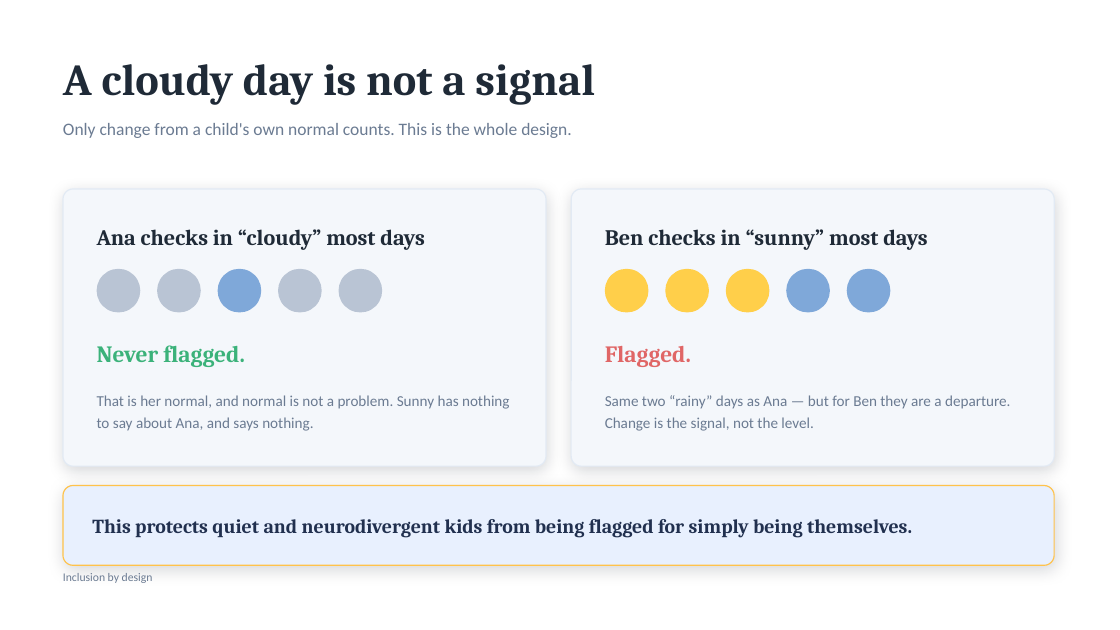
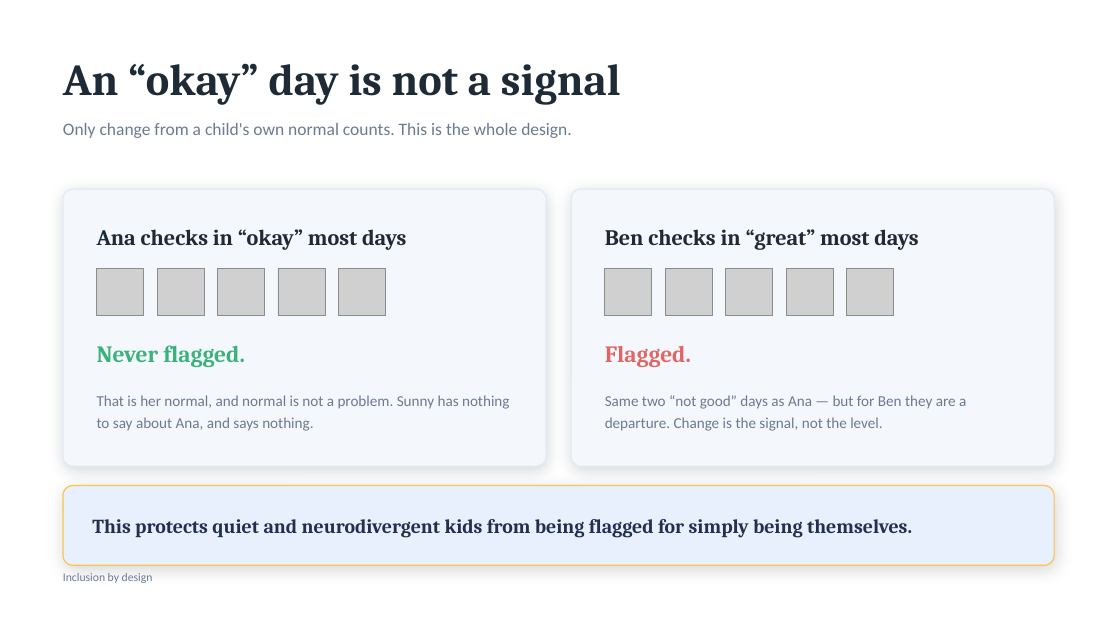
Before and after one commit to ArthurAlexandre28/Hackathon_ICL, a slide deck: slide 8 of Sunny-Pitch-Deck.pptx. Drawn at 1120x630 pixels with LibreOffice and Linux fonts; fonts in the diff are those of the drawing; grey boxes stand for pictures. Boxes give left, top, right and bottom in pixels: in the first picture for what was removed or moved away, otherwise in the second. Text is boxed around its words. In the diff, an @@ line names an element or a change of style, - is before the commit and + after.

```diff
--- a/Sunny-Pitch-Deck.pptx
+++ b/Sunny-Pitch-Deck.pptx
@@ text at box(63, 63, 621, 105): text changed @@
-A cloudy day is not a signal
+An “okay” day is not a signal
@@ text at box(97, 229, 406, 250): text changed @@
-Ana checks in “cloudy” most days
+Ana checks in “okay” most days
@@ text at box(605, 229, 919, 250): text changed @@
-Ben checks in “sunny” most days
+Ben checks in “great” most days
@@ ellipse removed at box(97, 269, 140, 313) @@
@@ picture added at box(97, 269, 144, 316) @@
@@ ellipse removed at box(157, 269, 201, 313) @@
@@ picture added at box(157, 269, 204, 316) @@
@@ ellipse removed at box(218, 269, 261, 313) @@
@@ picture added at box(218, 269, 265, 316) @@
@@ ellipse removed at box(278, 269, 322, 313) @@
@@ picture added at box(278, 269, 325, 316) @@
@@ ellipse removed at box(339, 269, 382, 313) @@
@@ picture added at box(339, 269, 386, 316) @@
@@ ellipse removed at box(605, 269, 649, 313) @@
@@ picture added at box(605, 269, 652, 316) @@
@@ ellipse removed at box(665, 269, 709, 313) @@
@@ picture added at box(665, 269, 712, 316) @@
@@ ellipse removed at box(726, 269, 770, 313) @@
@@ picture added at box(726, 269, 773, 316) @@
@@ ellipse removed at box(786, 269, 830, 313) @@
@@ picture added at box(786, 269, 833, 316) @@
@@ ellipse removed at box(847, 269, 891, 313) @@
@@ picture added at box(847, 269, 894, 316) @@
@@ text at box(605, 395, 966, 431): text changed @@
-Same two “rainy” days as Ana — but for Ben they are a departure. Change is the signal, not the level.
+Same two “not good” days as Ana — but for Ben they are a departure. Change is the signal, not the level.
```
Also in this commit, not shown: 3 other slides changed, 5 other files.
